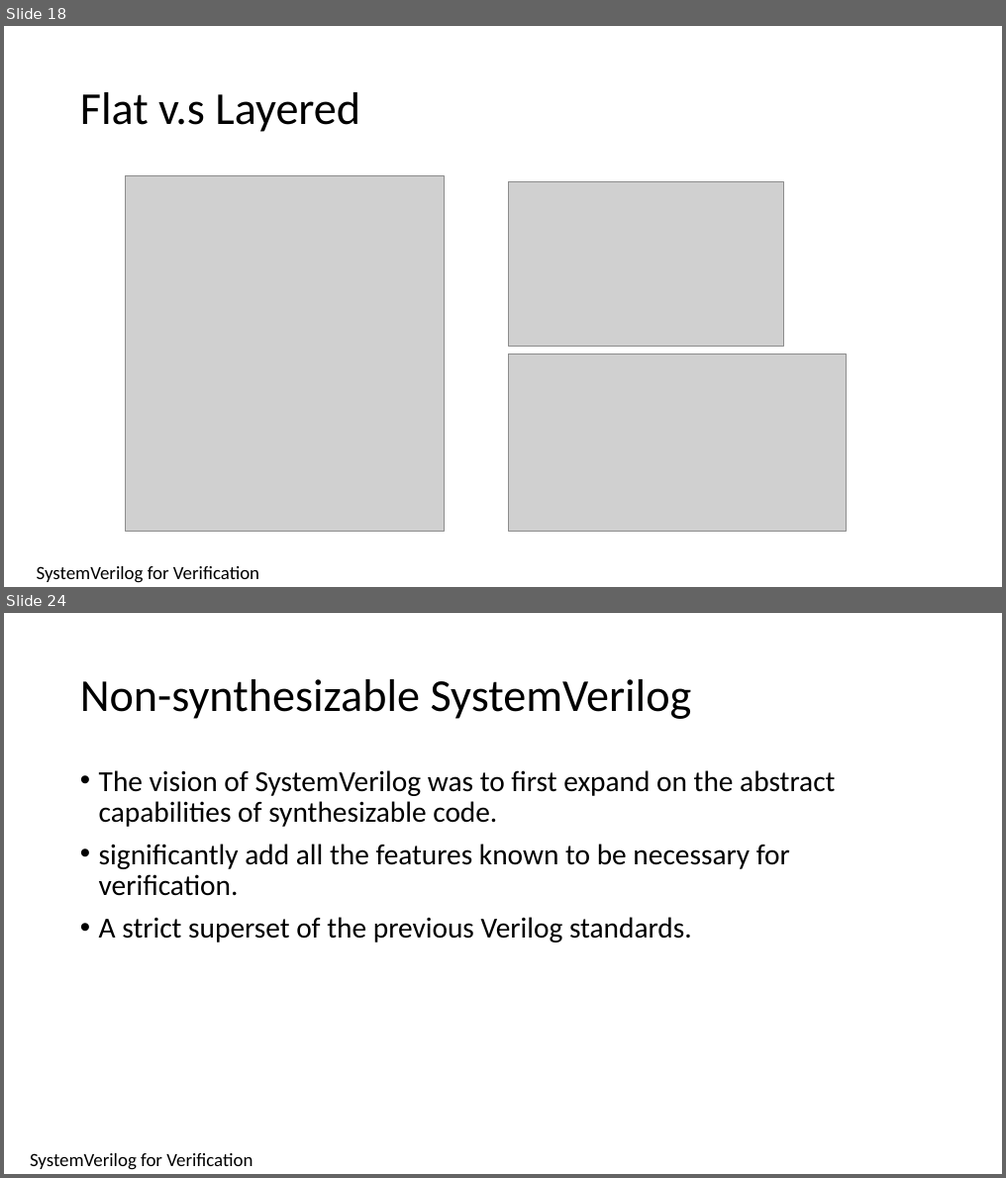
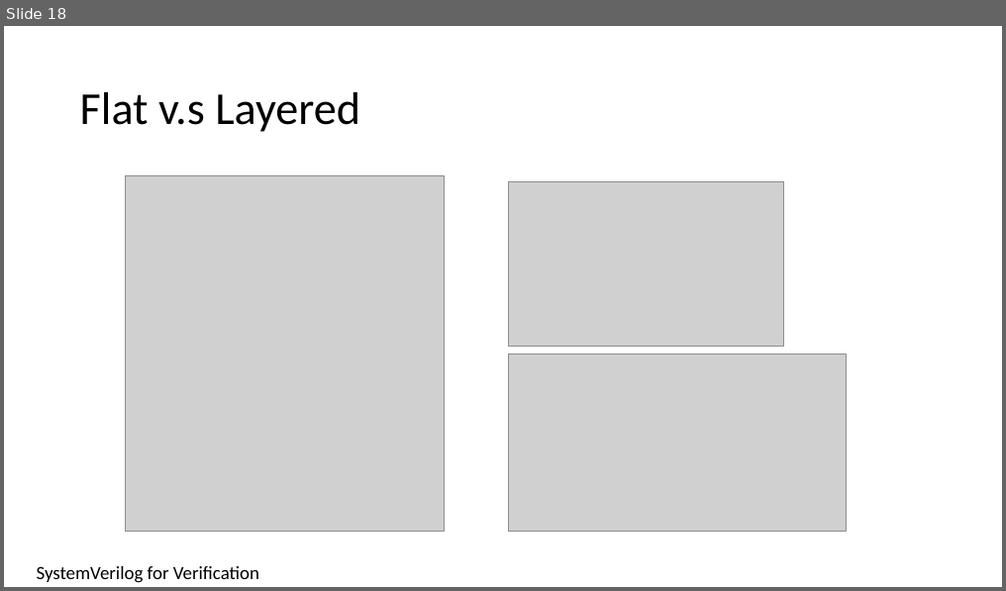
Before and after one commit to isomoye/EEGR471, a slide deck: sections/Segment_4.pptm. Shown one above the other, each under a label of ours: slides 18 and 24 before the commit, slide 18 after it; the slides between them are not shown. The pictures are 1006x1178 and 1006x591 pixels, drawn with LibreOffice and Linux fonts; fonts in the diff are those of the drawing; grey boxes stand for pictures. Boxes give left, top, right and bottom in pixels: in the first picture for what was removed or moved away, otherwise in the second. Text is boxed around its words. In the diff, an @@ line names an element or a change of style, - is before the commit and + after.

```diff
--- a/sections/Segment_4.pptm
+++ b/sections/Segment_4.pptm
@@ slide 24 removed at (4,613,1002,1174), background #FFFFFF @@
@@ title removed at (80,679,692,719) @@
-Non-synthesizable SystemVerilog
@@ text removed at (99,770,835,943) @@
-• The vision of SystemVerilog was to first expand on the abstract capabilities of synthesizable code.
-• significantly add all the features known to be necessary for verification.
-• A strict superset of the previous Verilog standards.
@@ text removed at (30,1154,252,1170) @@
-SystemVerilog for Verification
```
Also in this commit, not shown: 1 slide changed, 94 other slides removed, 19 other files.
